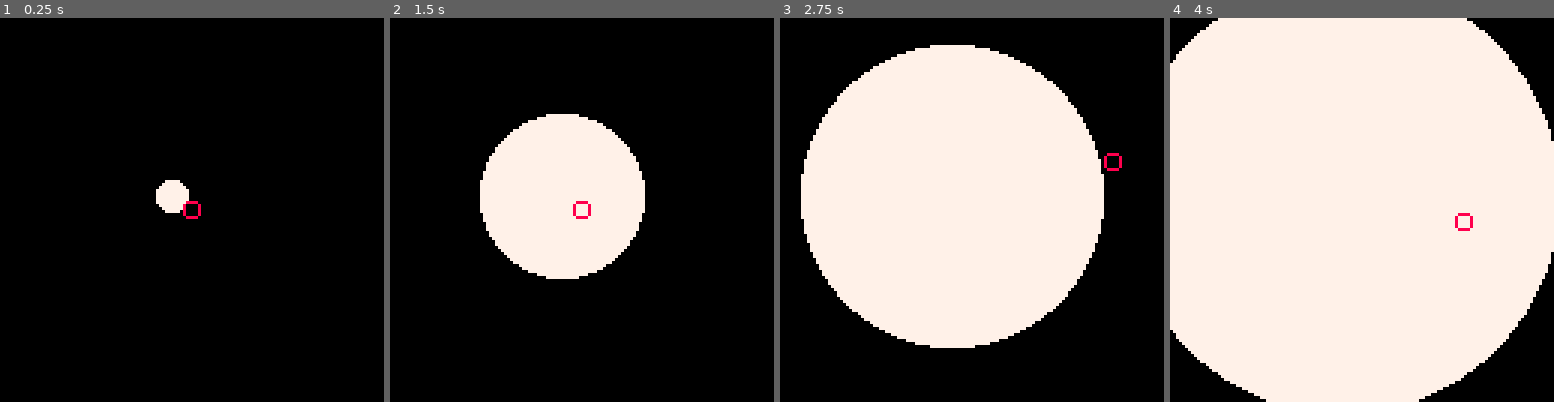
Above: before the commit, frames 1-4 (left to right).
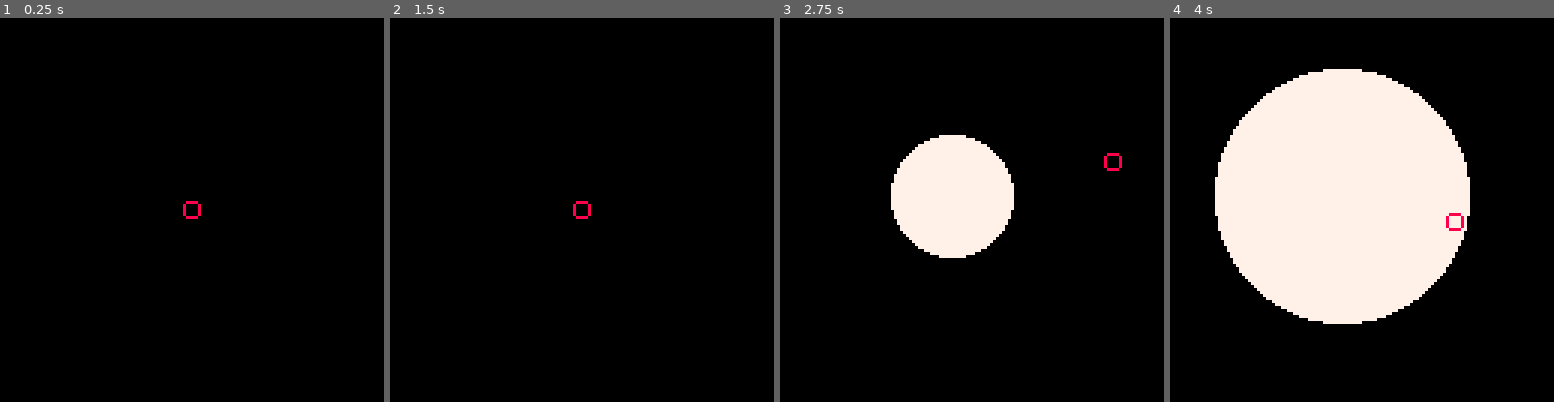
Above: after the commit, the same moments.

Repository: ryanelk/blend
Game: PICO-8 cartridge blend.p8
The game is run twice, just before and just after one commit, with the same random seed, the same clock (stepped at 60 frames per second) and the same inputs.
Inputs:
- Up to frame 1 (0.25 s): no input
- Up to frame 2 (1.5 s): no input
- Up to frame 3 (2.75 s): hold Right 1.6-2.1 s; hold Up 2.15-2.42 s; hold Right from 2.47 s (still down)
- Up to frame 4 (4 s): release Right at 3.03 s; hold Left 3.08-3.58 s; hold Down 3.63-3.97 s

The runs differ from the first frame. In frame 1, 0.6% of the frame differs, in the area x 40-50%, y 42-51%; in frame 2, 14%; in frame 3, 41%; in frame 4, 55%, in the area x 0-100%, y 0-100%.

Commit message:
oasis sort by active + player bounds

Diff:
--- a/blend.p8
+++ b/blend.p8
@@ -125,8 +125,23 @@
  return tbl
 end
 
-function can_move(p,pdx,pdy)
+function bound_collide(p)
+	if (p.x+p.dx>121
+	 or p.x+p.dx<-1
+  or p.y+p.dy>121
+  or p.y+p.dy<-1) then
+  return true
+ end
  return false
+end
+
+function oasis_collide(p)
+ -- if p within o area
+ return true
+end
+
+function enemy_collide(p)
+ return true
 end
 -->8
 -- player
@@ -162,35 +177,28 @@
  p.dx=mid(-p.xspd,p.dx,p.xspd)
  p.dy=mid(-p.yspd,p.dy,p.yspd)
 
- -- collision checks
- -- bound_check(p)
- --enemy_check(p)
- --oasis_check(p)
-
- -- check if movement is possible
- if (can_move(p,p.dx,p.dy)) then
+ oasis_hit=oasis_collide(p)
+ if (oasis_hit) then
+  -- game over
+ end
+
+ bound_hit=bound_collide(p)
+ if (bound_hit) then
+  printh("canmove")
+  p.x=mid(-1,p.x+p.dx,121)
+  p.y=mid(-1,p.y+p.dy,121)
+ else
+  printh("cant")
   p.x+=p.dx
   p.y+=p.dy
-
- else
-  dis_dx=p.dx
-  dis_dy=p.dy
-
-  while (false) do
-   if (abs(dis_dx)<=0.1) then
-    dis_dx=0
-   else
-    dis_dx*=0.9
-   end
-   if (abs(dis_dy)<=0.1) then
-    dis_dy=0
-   else
-    dis_dy*=0.9
-   end
-  end
-
-  p.x+=dis_dx
-  p.y+=dis_dy
+ end
+
+ enemy_hit=enemy_collide(p)
+ if (enemy_hit) then
+  -- swap enemy color
+  -- two way bump
+  -- change enemy state to chase
+
  end
 
  -- apply drag
@@ -227,7 +235,7 @@
 
 end
 -->8
--- environment
+-- oasis
 
 function env_update()
  // increase rad of circle
@@ -248,47 +256,45 @@
  o.y=flr(rnd(20))+43
  o.rad=1
  o.grow=.3
- o.cld=false
  o.col=game.col[1]
+ o.s_anim=100
+ o.s_anim_spd=6
+ o.s_rad=0
+ o.active=true
  add(os,o)
 end
 
 function o_draw(o)
- circfill(o.x,o.y,o.rad,o.col)
+ if (o.s_anim > 0) then
+  circfill(o.x,o.y,o.s_rad,0)
+ else
+  circfill(o.x,o.y,o.rad,o.col)
+ end
 end
 
 function o_update(o)
- o.rad+=o.grow*game.speed
+ if (o.s_anim > 0) then
+  o.s_anim-=1
+  if (o.s_anim%o.s_anim_spd==1) then
+   o.s_rad=o.s_anim%5
+  end
+ else
+  o.rad+=o.grow*game.speed
+ end
 end
 
 function o_chk(o)
- if (o.rad>140 and not o.cld) then
+ if (o.rad>140 and o.active) then
   game.speed+=.05
   del(game.col,o.col)
-  o.cld=true
+  o.active=false
   init_oasis()
   add(game.col,o.col)
  end
- if (o.rad>300) del(os,o)
-
-end
-
-function chk_bnd(o)
- if (chk_p_x(o) or chk_p_y(o)) then
-  for e in all(es) do
-   chk_e(o,e)
-  end
- end
-end
-
-function chk_p_x(o)
- return p_x+game.min_d<o.x or
-  p_x-game.min_d>o.x
-end
-
-function chk_p_y(o)
- return (p_y+game.min_d<o.y or
-  p_y-game.min_d>o.y)
+ if (o.rad>400 and not o.active) then
+  del(os,o)
+ end
+
 end
 __gfx__
 00000000000000000000000000000000000000000000000000000000000000000000000000000000000000000000000000000000000000000000000000000000
